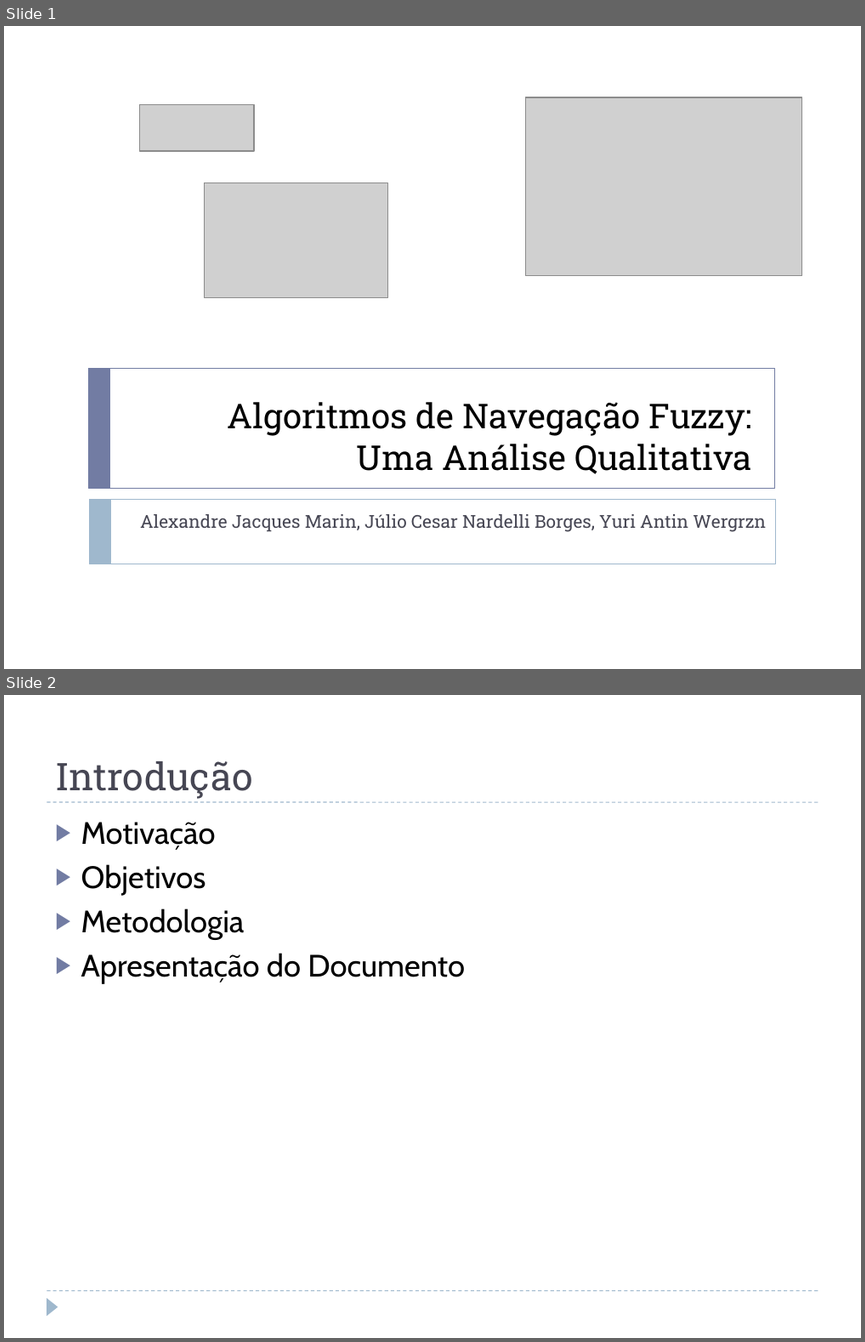
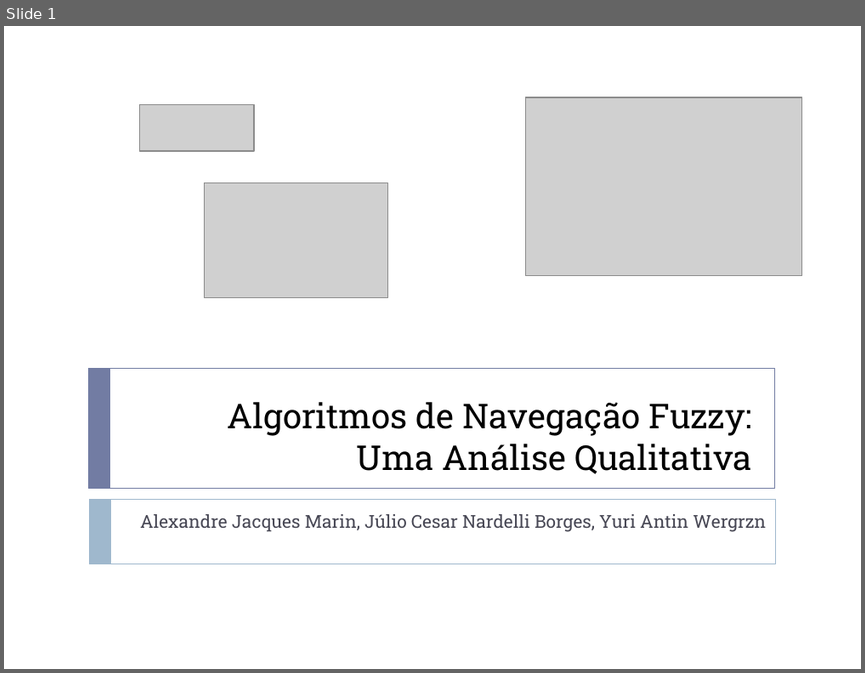
Before and after one commit to jcnborges/TCC, a slide deck: qualificacao.pptx. Shown one above the other, each under a label of ours: slides 1 and 2 before the commit, slide 1 after it. The pictures are 865x1342 and 865x673 pixels, drawn with LibreOffice and Linux fonts; fonts in the diff are those of the drawing; grey boxes stand for pictures. Boxes give left, top, right and bottom in pixels: in the first picture for what was removed or moved away, otherwise in the second. Text is boxed around its words. In the diff, an @@ line names an element or a change of style, - is before the commit and + after.

```diff
--- a/qualificacao.pptx
+++ b/qualificacao.pptx
@@ slide 2 removed at box(4, 695, 861, 1338), background #FFFFFF @@
@@ title removed at box(55, 761, 252, 799) @@
-Introdução
@@ line removed from (46, 802) to (818, 802) @@
@@ text removed at box(81, 822, 465, 984) @@
-▶ Motivação
-▶ Objetivos
-▶ Metodologia
-▶ Apresentação do Documento
@@ line removed from (46, 1291) to (818, 1291) @@
@@ triangle removed at box(46, 1298, 58, 1315) @@
```
Also in this commit, not shown: 1 slide changed, 1 slide added, 22 other slides removed.
